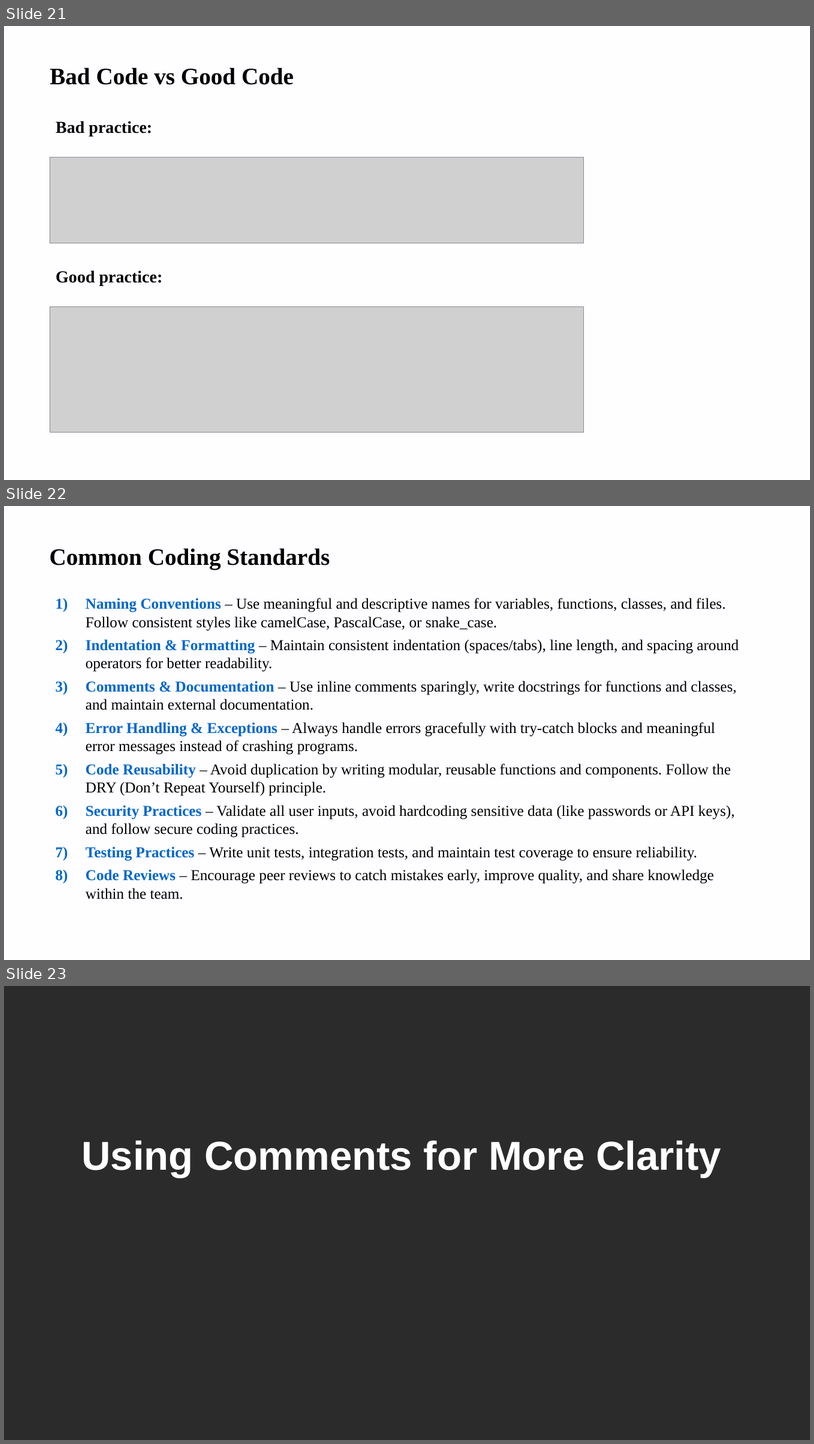
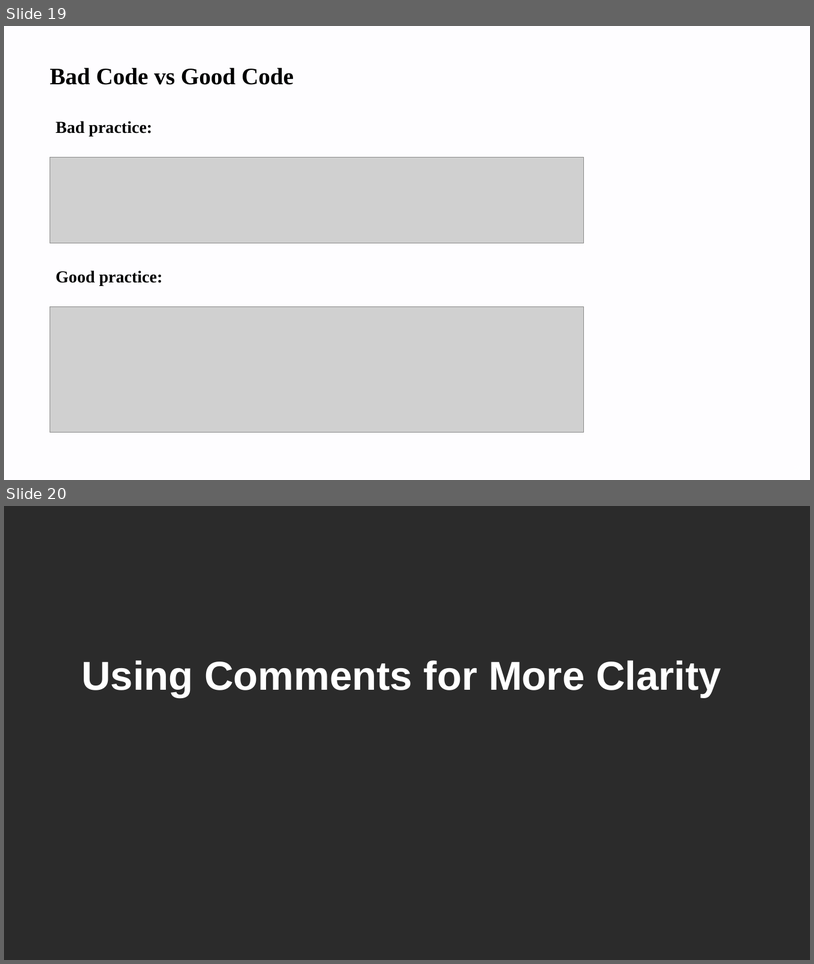
Before and after one commit to renujindal89/software-module1-2, a slide deck: software module 1,2.pptx. Shown one above the other, each under a label of ours: slides 21, 22 and 23 before the commit, slides 19 and 20 after it. The pictures are 814x1444 and 814x964 pixels, drawn with LibreOffice and Linux fonts; fonts in the diff are those of the drawing; grey boxes stand for pictures; background and template pictures are left out; a plain dark background stands for a picture behind light text. Boxes give left, top, right and bottom in pixels: in the first picture for what was removed or moved away, otherwise in the second. Text is boxed around its words. In the diff, an @@ line names an element or a change of style, - is before the commit and + after.

```diff
--- a/software module 1,2.pptx
+++ b/software module 1,2.pptx
@@ slide 22 removed at [4,506,810,960], background #FEFDFF; not listed: 1 template element that a slide beside it also shows @@
@@ title removed at [50,548,330,569] @@
-Common Coding Standards
@@ text removed at [86,598,739,899] @@
-1) Naming Conventions – Use meaningful and descriptive names for variables, functions, classes, and files. Follow consistent styles like camelCase, PascalCase, or snake_case.
-2) Indentation & Formatting – Maintain consistent indentation (spaces/tabs), line length, and spacing around operators for better readability.
-3) Comments & Documentation – Use inline comments sparingly, write docstrings for functions and classes, and maintain external documentation.
-4) Error Handling & Exceptions – Always handle errors gracefully with try-catch blocks and meaningful error messages instead of crashing programs.
-5) Code Reusability – Avoid duplication by writing modular, reusable functions and components. Follow the DRY (Don’t Repeat Yourself) principle.
-6) Security Practices – Validate all user inputs, avoid hardcoding sensitive data (like passwords or API keys), and follow secure coding practices.
-7) Testing Practices – Write unit tests, integration tests, and maintain test coverage to ensure reliability.
-8) Code Reviews – Encourage peer reviews to catch mistakes early, improve quality, and share knowledge within the team.
@@ what was slide 21 is now slide 19 @@
@@ what was slide 23 is now slide 20 @@
```
Also in this commit, not shown: 7 slides changed, 11 other slides removed.
